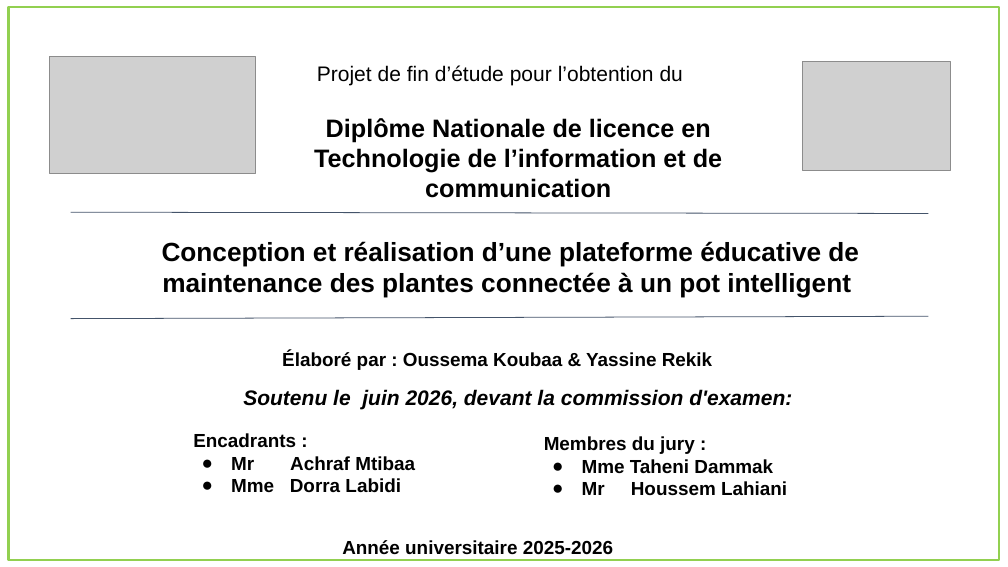
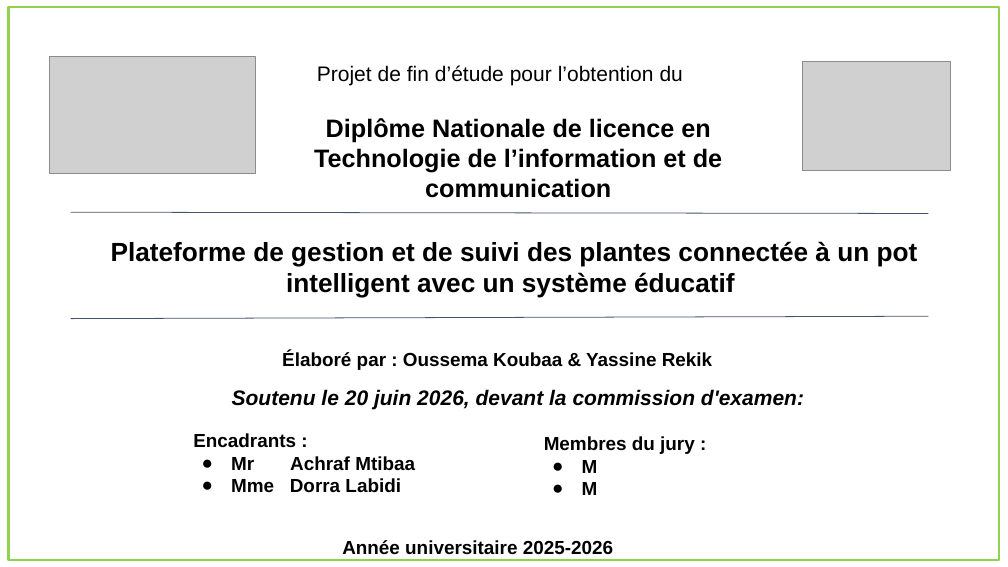
Before and after one commit to oussema1-hub/Rapport-Conception, a slide deck: slide 1 of presentation.pptx. Drawn at 1008x567 pixels with LibreOffice and Linux fonts; fonts in the diff are those of the drawing; grey boxes stand for pictures. Boxes give left, top, right and bottom in pixels: in the first picture for what was removed or moved away, otherwise in the second. Text is boxed around its words. In the diff, an @@ line names an element or a change of style, - is before the commit and + after.

```diff
--- a/presentation.pptx
+++ b/presentation.pptx
@@ text at box(111, 241, 918, 298): text changed @@
-Conception et réalisation d’une plateforme éducative de maintenance des plantes connectée à un pot intelligent
+Plateforme de gestion et de suivi des plantes connectée à un pot intelligent avec un système éducatif
@@ text at box(232, 389, 804, 409): text changed @@
-Soutenu le juin 2026, devant la commission d'examen:
+Soutenu le 20 juin 2026, devant la commission d'examen:
@@ text at box(582, 460, 598, 495): text changed @@
-● Mme Taheni Dammak
-● Mr Houssem Lahiani
+● M
+● M
```
Also in this commit, not shown: 12 other slides changed, 6 slides added, 11 other files.
